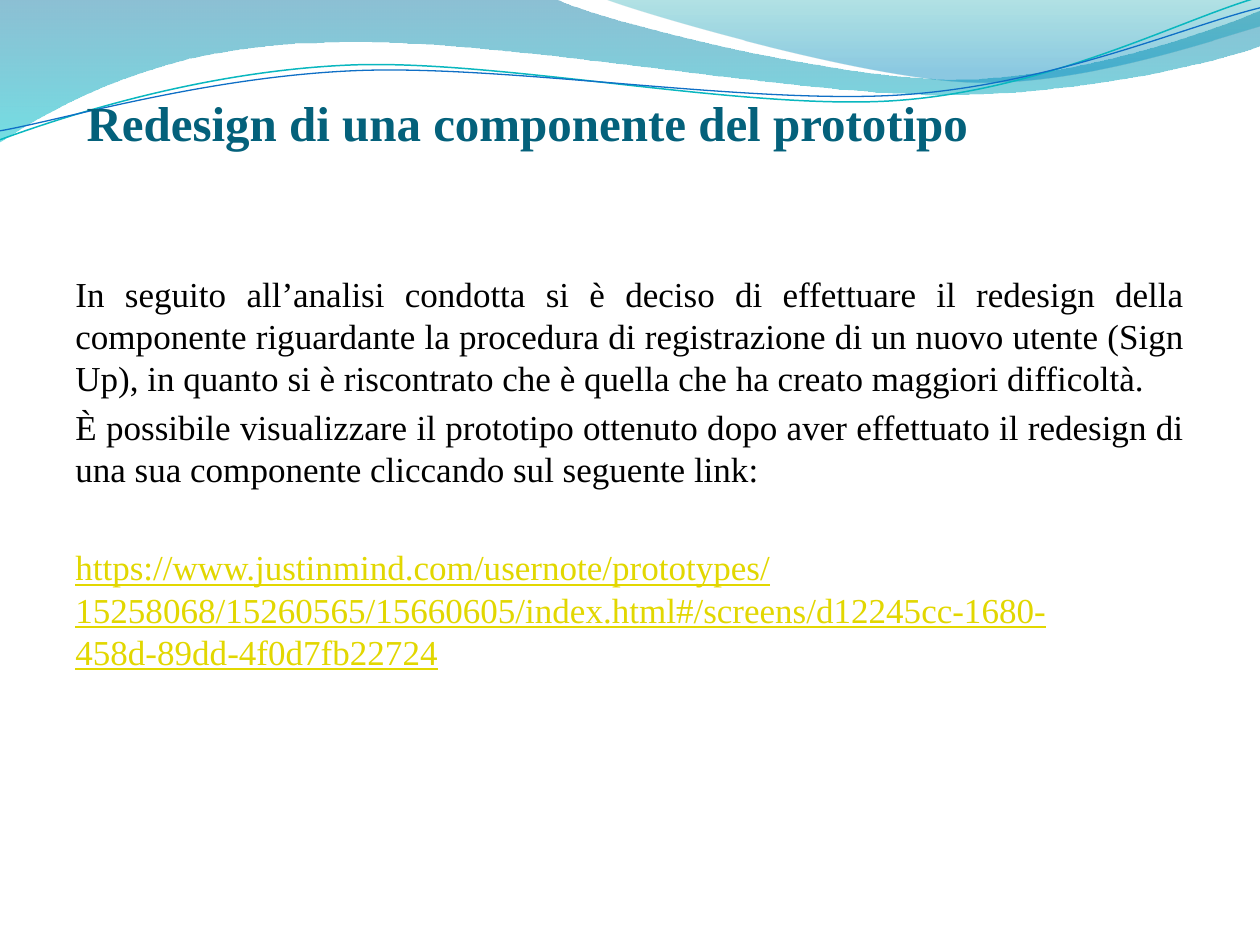
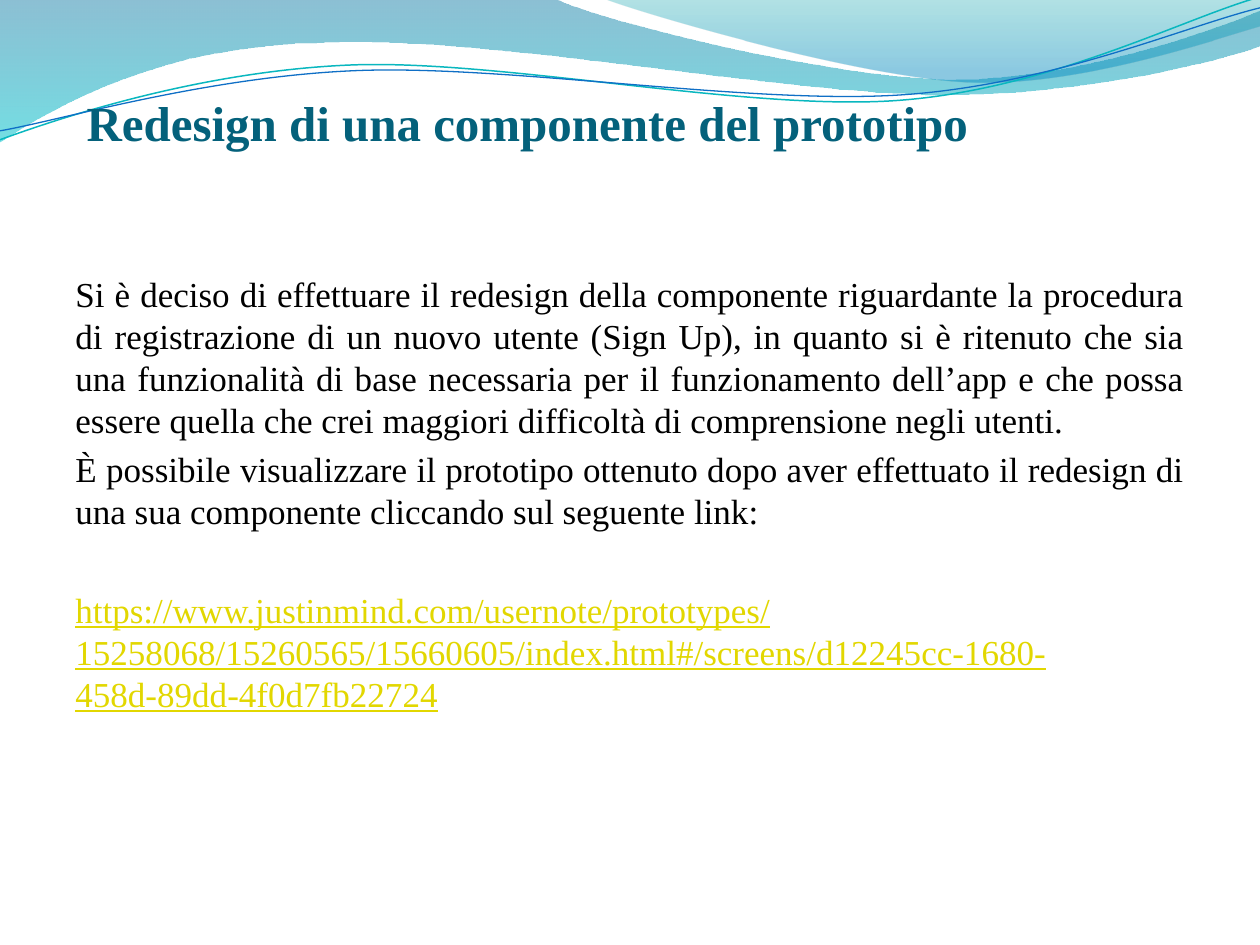
Before and after one commit to giusmastro91/Cognitive-systems, a slide deck: slide 5 of Prova_6_RisultatiValutazione/Leone_Mastrosimone_PresentazioneProgetto.pptx (slide 40 before the commit). Drawn at 1260x945 pixels with LibreOffice and Linux fonts; fonts in the diff are those of the drawing; background and template pictures are left out. Boxes give left, top, right and bottom in pixels: in the first picture for what was removed or moved away, otherwise in the second. Text is boxed around its words. In the diff, an @@ line names an element or a change of style, - is before the commit and + after.

```diff
--- a/Prova_6_RisultatiValutazione/Leone_Mastrosimone_PresentazioneProgetto.pptx
+++ b/Prova_6_RisultatiValutazione/Leone_Mastrosimone_PresentazioneProgetto.pptx
@@ text at [75, 282, 1183, 441]: text changed @@
-In seguito all’analisi condotta si è deciso di effettuare il redesign della componente riguardante la procedura di registrazione di un nuovo utente (Sign Up), in quanto si è riscontrato che è quella che ha creato maggiori difficoltà.
+Si è deciso di effettuare il redesign della componente riguardante la procedura di registrazione di un nuovo utente (Sign Up), in quanto si è ritenuto che sia una funzionalità di base necessaria per il funzionamento dell’app e che possa essere quella che crei maggiori difficoltà di comprensione negli utenti.
```
Also in this commit, not shown: 5 other slides changed.
